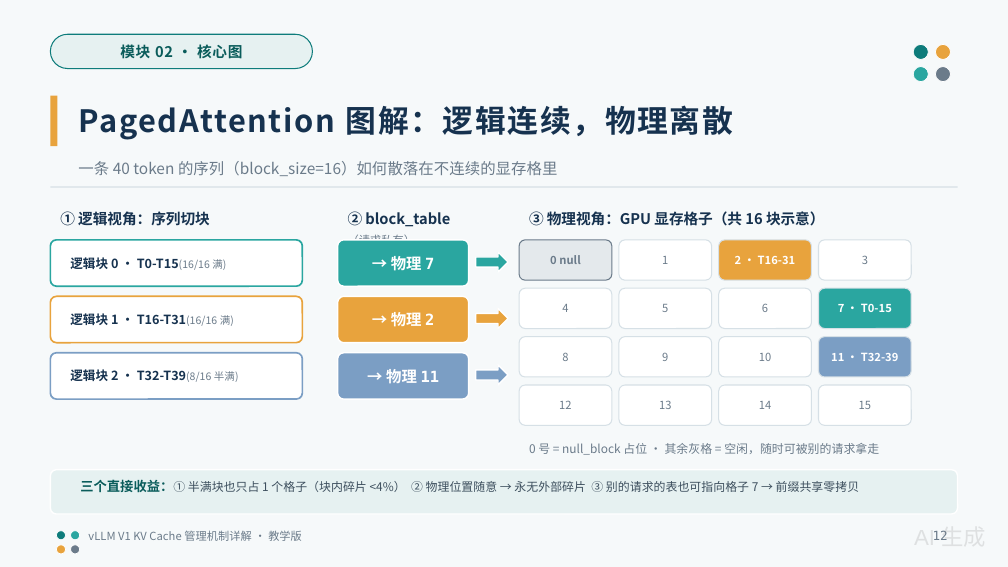
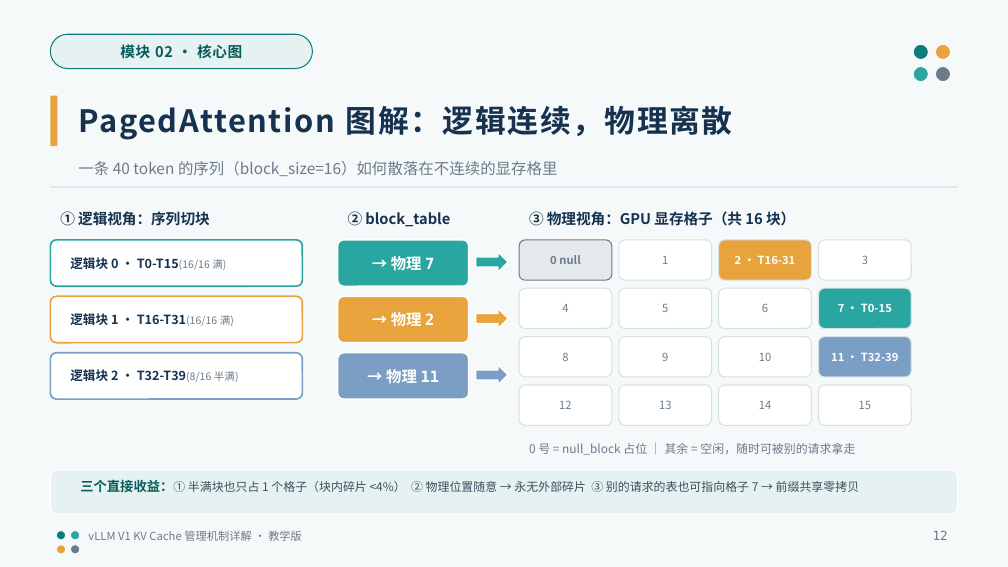
Before and after one commit to GoCHug/vllm, a slide deck: slide 12 of vllm/v1/core/kvcache_ppt/KVCache_管理机制详解_教学版.pptx. Drawn at 1008x567 pixels with LibreOffice and Linux fonts; fonts in the diff are those of the drawing. Boxes give left, top, right and bottom in pixels: in the first picture for what was removed or moved away, otherwise in the second. Text is boxed around its words. In the diff, an @@ line names an element or a change of style, - is before the commit and + after.

```diff
--- a/vllm/v1/core/kvcache_ppt/KVCache_管理机制详解_教学版.pptx
+++ b/vllm/v1/core/kvcache_ppt/KVCache_管理机制详解_教学版.pptx
@@ text removed at (348,232,415,247) @@
-（请求私有）
@@ text at (529,211,795,226): text changed @@
-③ 物理视角：GPU 显存格子（共 16 块示意）
+③ 物理视角：GPU 显存格子（共 16 块）
@@ text at (529,443,855,455): text changed @@
-0 号 = null_block 占位 · 其余灰格 = 空闲，随时可被别的请求拿走
+0 号 = null_block 占位 ｜ 其余 = 空闲，随时可被别的请求拿走
@@ text removed at (914,530,986,540) @@
-AI 生成
```
Also in this commit, not shown: 43 other slides changed, 1 other file.
